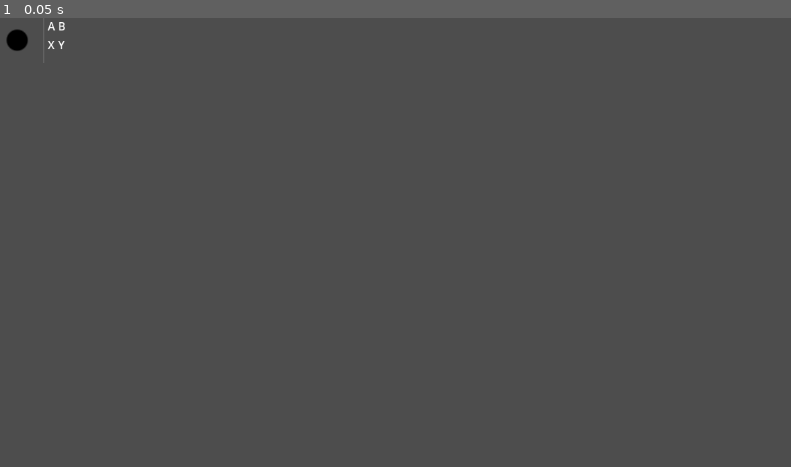
Above: before the commit, frame 1.
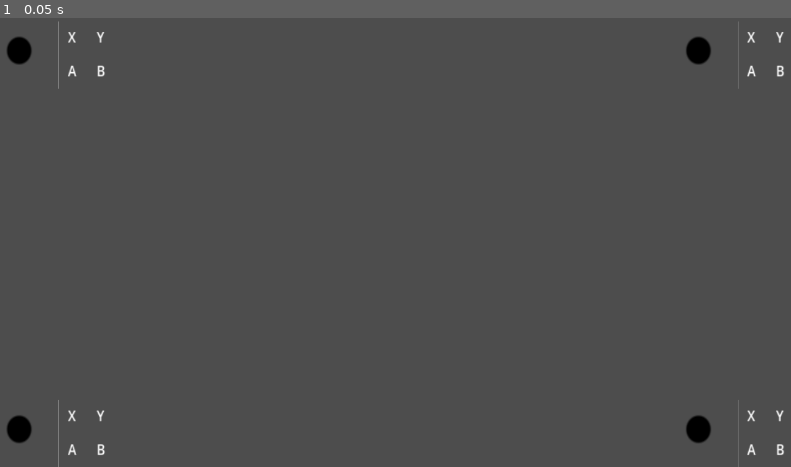
Above: after the commit, the same moment.

Repository: faubes/ArcadeJam2023
Game: Godot game, scene res://scenes/test/MultiControllers.tscn
Same seed, same stepped clock (60 frames per second), same inputs: the game is played once before the commit and once after it. Before the commit the project starts from res://scenes/ui/JoystickDebug.tscn.
Inputs:
- Up to frame 1 (0.05 s): no input

The runs differ from the first frame. In frame 1, 1.0% of the frame differs, in the area x 0-100%, y 0-100%.

Commit message:
Fiddle with UI themes, better setup

Diff:
--- a/game/auto/ArcadeInputMap.gd
+++ b/game/auto/ArcadeInputMap.gd
@@ -1,6 +1,7 @@
 extends Node
 
 var joypadDeviceIds : Array[int]
+var deviceMap : Dictionary
 
 var horizontal_axis_action := "horizontal_axis_%d"
 var vertical_axis_action := "vertical_axis_%d"
@@ -9,7 +10,6 @@
 var x_button_action := "x_button_%d"
 var y_button_action := "y_button_%d"
 
-var deviceMap : Dictionary
 
 # Called when the node enters the scene tree for the first time.
 func _init():
@@ -43,6 +43,7 @@
 		return
 
 
+# define input actions for each device
 func create_input_map(id : int):
 	print("Creating device mapping for id %d" % id)
 	if not InputMap.has_action(horizontal_axis_action % id):
--- a/game/project.godot
+++ b/game/project.godot
@@ -11,7 +11,7 @@
 [application]
 
 config/name="Arcade Jam 2023"
-run/main_scene="res://scenes/ui/JoystickDebug.tscn"
+run/main_scene="res://scenes/test/MultiControllers.tscn"
 config/features=PackedStringArray("4.0", "Forward Plus")
 config/icon="res://icon.svg"
 
--- a/game/scenes/test/MultiControllers.tscn
+++ b/game/scenes/test/MultiControllers.tscn
@@ -4,49 +4,55 @@
 
 [node name="MultiControllers" type="Node2D"]
 
-[node name="Node2D" type="Node2D" parent="."]
-position = Vector2(572, 299)
+[node name="Control" type="Control" parent="."]
+layout_mode = 3
+anchors_preset = 15
+anchor_right = 1.0
+anchor_bottom = 1.0
+offset_left = -2.0
+offset_top = 6.0
+offset_right = 998.0
+offset_bottom = 506.0
+grow_horizontal = 2
+grow_vertical = 2
+scale = Vector2(1.15223, 1.28279)
+size_flags_horizontal = 3
+size_flags_vertical = 3
 
-[node name="JoystickDebug" parent="Node2D" instance=ExtResource("1_3wdwb")]
-offset_left = -570.0
-offset_top = -299.0
-offset_right = -530.0
-offset_bottom = -259.0
-size_flags_horizontal = 0
-size_flags_vertical = 0
+[node name="JoystickDebug" parent="Control" instance=ExtResource("1_3wdwb")]
+layout_mode = 1
 
-[node name="JoystickDebug2" parent="Node2D" instance=ExtResource("1_3wdwb")]
+[node name="JoystickDebug2" parent="Control" instance=ExtResource("1_3wdwb")]
+layout_mode = 1
 anchors_preset = 2
 anchor_top = 1.0
 anchor_bottom = 1.0
-offset_left = -571.0
-offset_top = 282.0
-offset_right = -531.0
-offset_bottom = 322.0
+offset_top = -40.0
+offset_bottom = 0.0
 grow_vertical = 0
 device_id = 1
 
-[node name="JoystickDebug3" parent="Node2D" instance=ExtResource("1_3wdwb")]
+[node name="JoystickDebug3" parent="Control" instance=ExtResource("1_3wdwb")]
+layout_mode = 1
 anchors_preset = 1
 anchor_left = 1.0
 anchor_right = 1.0
-offset_left = 459.0
-offset_top = -294.0
-offset_right = 499.0
-offset_bottom = -254.0
+offset_left = -40.0
+offset_right = 0.0
 grow_horizontal = 0
 device_id = 2
 
-[node name="JoystickDebug4" parent="Node2D" instance=ExtResource("1_3wdwb")]
+[node name="JoystickDebug4" parent="Control" instance=ExtResource("1_3wdwb")]
+layout_mode = 1
 anchors_preset = 3
 anchor_left = 1.0
 anchor_top = 1.0
 anchor_right = 1.0
 anchor_bottom = 1.0
-offset_left = 471.0
-offset_top = 282.0
-offset_right = 511.0
-offset_bottom = 322.0
+offset_left = -40.0
+offset_top = -40.0
+offset_right = 0.0
+offset_bottom = 0.0
 grow_horizontal = 0
 grow_vertical = 0
 device_id = 3
--- a/game/scenes/ui/JoystickDebug.gd
+++ b/game/scenes/ui/JoystickDebug.gd
@@ -1,13 +1,13 @@
-extends Control
+extends HBoxContainer
 
 @export var log_unhandled_inputs = false
 @export var device_id : int
 
-@onready var texture_rect = $HBoxContainer/MarginContainer/TextureRect
-@onready var label_a = $HBoxContainer/GridContainer/LabelA
-@onready var label_b = $HBoxContainer/GridContainer/LabelB
-@onready var label_x = $HBoxContainer/GridContainer/LabelX
-@onready var label_y = $HBoxContainer/GridContainer/LabelY
+@onready var texture_rect = $MarginContainer/TextureRect
+@onready var label_a = $MarginContainer2/GridContainer/LabelA
+@onready var label_b = $MarginContainer2/GridContainer/LabelB
+@onready var label_x = $MarginContainer2/GridContainer/LabelX
+@onready var label_y = $MarginContainer2/GridContainer/LabelY
 
 
 var input : Vector2
--- a/game/scenes/ui/JoystickDebug.tscn
+++ b/game/scenes/ui/JoystickDebug.tscn
@@ -11,41 +11,51 @@
 fill = 1
 fill_from = Vector2(0.5, 0.5)
 
-[node name="JoystickDebug" type="Control"]
-layout_mode = 3
-anchors_preset = 0
+[node name="HBoxContainer" type="HBoxContainer"]
+offset_right = 40.0
+offset_bottom = 40.0
+theme_override_constants/separation = 5
 script = ExtResource("1_3pge8")
 
-[node name="HBoxContainer" type="HBoxContainer" parent="."]
-offset_right = 40.0
-offset_bottom = 40.0
+[node name="MarginContainer" type="MarginContainer" parent="."]
+layout_mode = 2
+theme_override_constants/margin_left = 5
+theme_override_constants/margin_top = 5
+theme_override_constants/margin_right = 5
+theme_override_constants/margin_bottom = 5
 
-[node name="MarginContainer" type="MarginContainer" parent="HBoxContainer"]
-layout_mode = 2
-
-[node name="TextureRect" type="TextureRect" parent="HBoxContainer/MarginContainer"]
+[node name="TextureRect" type="TextureRect" parent="MarginContainer"]
 layout_mode = 2
 texture = SubResource("GradientTexture2D_iq5do")
 
-[node name="VSeparator" type="VSeparator" parent="HBoxContainer"]
+[node name="VSeparator" type="VSeparator" parent="."]
 layout_mode = 2
 
-[node name="GridContainer" type="GridContainer" parent="HBoxContainer"]
+[node name="MarginContainer2" type="MarginContainer" parent="."]
 layout_mode = 2
+theme_override_constants/margin_left = 5
+theme_override_constants/margin_top = 5
+theme_override_constants/margin_right = 10
+theme_override_constants/margin_bottom = 5
+
+[node name="GridContainer" type="GridContainer" parent="MarginContainer2"]
+layout_mode = 2
+theme_override_constants/h_separation = 25
+theme_override_constants/v_separation = 15
 columns = 2
 
-[node name="LabelA" type="Label" parent="HBoxContainer/GridContainer"]
+[node name="LabelX" type="Label" parent="MarginContainer2/GridContainer"]
+layout_mode = 2
+text = "X"
+
+[node name="LabelY" type="Label" parent="MarginContainer2/GridContainer"]
+layout_mode = 2
+text = "Y"
+
+[node name="LabelA" type="Label" parent="MarginContainer2/GridContainer"]
 layout_mode = 2
 text = "A"
 
-[node name="LabelB" type="Label" parent="HBoxContainer/GridContainer"]
+[node name="LabelB" type="Label" parent="MarginContainer2/GridContainer"]
 layout_mode = 2
 text = "B"
-
-[node name="LabelX" type="Label" parent="HBoxContainer/GridContainer"]
-layout_mode = 2
-text = "X"
-
-[node name="LabelY" type="Label" parent="HBoxContainer/GridContainer"]
-layout_mode = 2
-text = "Y"
